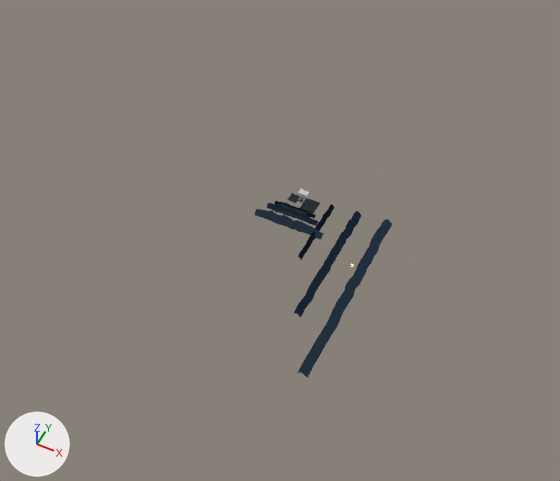
Two versions of the Blender file rooms/military/design/군대 방 맵.blend, one commit apart.
The view is the same before and after, from a 50 mm lens placed at (414.0, -901.0, 985.0), pointed at (39.0, -151.0, 47.0). The axes (+X, +Y, +Z) are drawn at lower left. The lights are the same throughout. The picture after the commit comes second.

The first picture shows 'Night exterior | East ridge Far', 'Night exterior | East ridge Middle', 'Night exterior | Rear ridge Far' and 7 more.
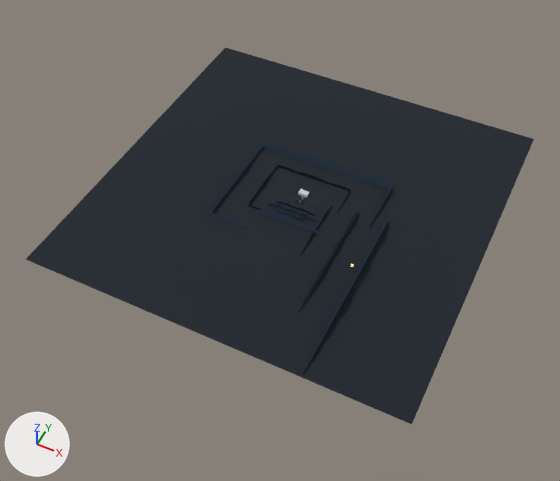
Where the change shows, as pixel boxes (x1, y1, x2, y2) in the pictures (560 x 481 px):
'Night exterior | Continuous terrain base', added
    after: (26, 47, 534, 424)
'Night exterior | East ridge Far', reshaped (9% narrower)
    before: (298, 219, 392, 378)
    after: (303, 220, 388, 373)
'Night exterior | West south ridge Far', added
    after: (209, 142, 392, 229)
'Night exterior | East ridge Middle', reshaped (10% narrower)
    before: (293, 211, 361, 317)
    after: (298, 211, 359, 313)
'Night exterior | West south ridge Near', added
    after: (249, 165, 351, 213)

What changed in the scene script:
```text
Change me_east_ridge_middle:
    used by ob_night_exterior___east_ridge_middle; location = (0.0, 0.0, 0.0)
    remove me_east_ridge_middle.from_pydata(...)  # 92 vertices, 66 faces; spans x 104.0..122.0, y -240.0..7.0, z -5.0..15.0
    add me_east_ridge_middle.from_pydata(...)  # 46 vertices, 22 faces; spans x 114.0, y -240.0..7.0, z -6.0..15.0
    me_east_ridge_middle part 1
    83 vertices are removed from x 104.0..122.0, y -240.0..7.0, z -5.0..14.0
    66 faces are deleted
    1 vertex moves within x 114.0, y -6.0, z 9.0
    37 vertices are added at x 114.0, y -240.0..7.0, z -6.0..14.0
    22 new faces join them
Change me_east_ridge_far:
    used by ob_night_exterior___east_ridge_far; location = (0.0, 0.0, 0.0)
    remove me_east_ridge_far.from_pydata(...)  # 92 vertices, 66 faces; spans x 157.0..178.0, y -335.0..12.0, z -5.0..23.0
    add me_east_ridge_far.from_pydata(...)  # 46 vertices, 22 faces; spans x 168.0, y -335.0..12.0, z -6.0..23.0
    me_east_ridge_far part 2
    85 vertices are removed from x 157.0..178.0, y -335.0..12.0, z -5.0..23.0
    66 faces are deleted
    39 vertices are added at x 168.0, y -335.0..12.0, z -6.0..23.0
    22 new faces join them
Add me_night_exterior___continuous_terrain_base:
    me_night_exterior___continuous_terrain_base.from_pydata(...)  # 16 vertices, 8 faces; spans x -340.0..340.0, y -340.0..340.0, z -1.0
    me_night_exterior___continuous_terrain_base.materials.append(mat_mat_nightexterior_embankment)  # black #141e27
Add me_night_exterior___west_south_ridge_far:
    me_night_exterior___west_south_ridge_far.from_pydata(...)  # 50 vertices, 24 faces; spans x -117.0..144.0, y -116.0..87.0, z -6.0..17.0
    me_night_exterior___west_south_ridge_far.materials.append(mat_exterior_ridgeline___far)  # dark blue #222f3d
Add me_night_exterior___west_south_ridge_near:
    me_night_exterior___west_south_ridge_near.from_pydata(...)  # 50 vertices, 24 faces; spans x -66.0..81.0, y -65.0..49.0, z -6.0..8.6
    me_night_exterior___west_south_ridge_near.materials.append(mat_exterior_ridgeline___near)  # black #0d161f
Add ob_night_exterior___continuous_terrain_base:
    ob_night_exterior___continuous_terrain_base = bpy.data.objects.new('Night exterior | Continuous terrain base', me_night_exterior___continuous_terrain_base)
    ob_night_exterior___continuous_terrain_base.location = (0.0, 0.0, 0.0)
Add ob_night_exterior___west_south_ridge_far:
    ob_night_exterior___west_south_ridge_far = bpy.data.objects.new('Night exterior | West south ridge Far', me_night_exterior___west_south_ridge_far)
    ob_night_exterior___west_south_ridge_far.location = (0.0, 0.0, 0.0)
Add ob_night_exterior___west_south_ridge_near:
    ob_night_exterior___west_south_ridge_near = bpy.data.objects.new('Night exterior | West south ridge Near', me_night_exterior___west_south_ridge_near)
    ob_night_exterior___west_south_ridge_near.location = (0.0, 0.0, 0.0)
```
